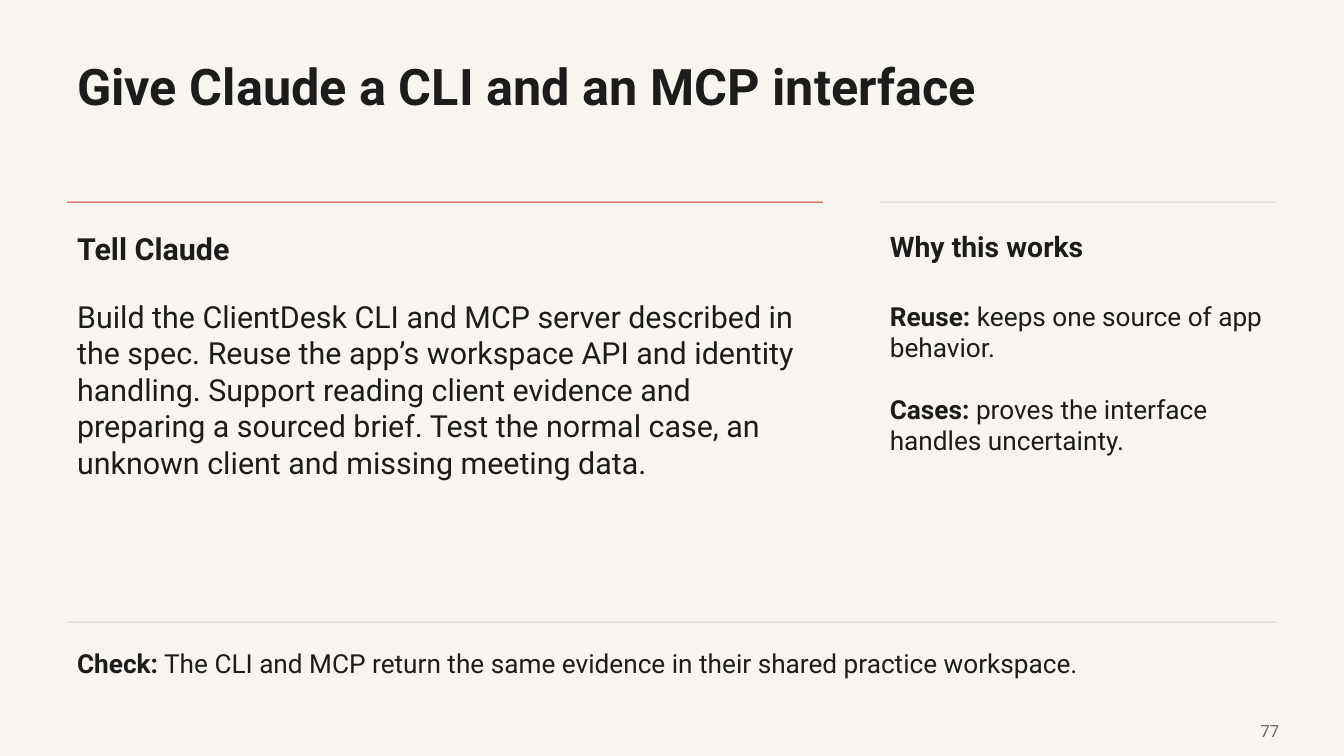
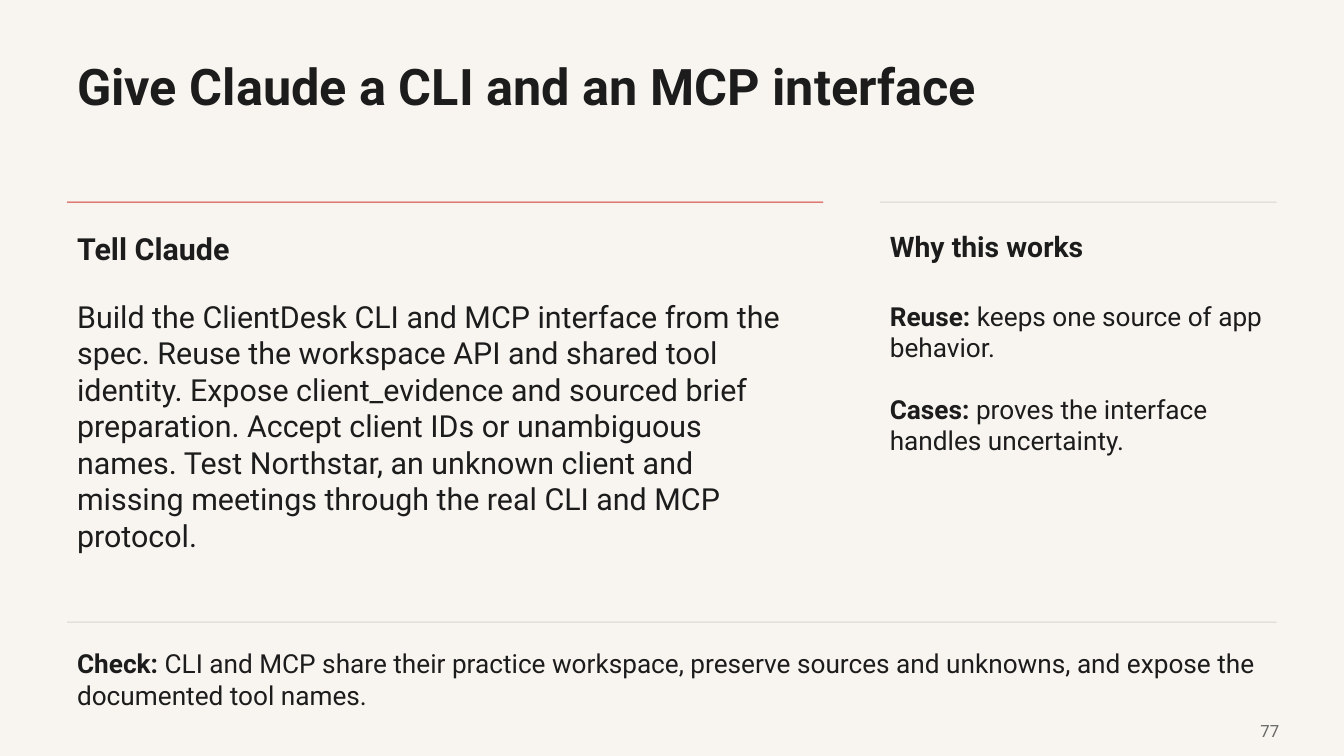
Before and after one commit to promptadvisers/claude-code-next-steps, a slide deck: slide 77 of slides/ClientDesk_Course_End_to_End.pptx. Drawn at 1344x756 pixels with LibreOffice and Linux fonts; fonts in the diff are those of the drawing. Boxes give left, top, right and bottom in pixels: in the first picture for what was removed or moved away, otherwise in the second. Text is boxed around its words. In the diff, an @@ line names an element or a change of style, - is before the commit and + after.

Commit message:
Revise course prompts and live checkpoints from independent Claude Desktop rehearsal

```diff
--- a/slides/ClientDesk_Course_End_to_End.pptx
+++ b/slides/ClientDesk_Course_End_to_End.pptx
@@ text at box(77, 305, 780, 553): text changed @@
-Build the ClientDesk CLI and MCP server described in the spec. Reuse the app’s workspace API and identity handling. Support reading client evidence and preparing a sourced brief. Test the normal case, an unknown client and missing meeting data.
+Build the ClientDesk CLI and MCP interface from the spec. Reuse the workspace API and shared tool identity. Expose client_evidence and sourced brief preparation. Accept client IDs or unambiguous names. Test Northstar, an unknown client and missing meetings through the real CLI and MCP protocol.
@@ text at box(77, 653, 1254, 706): text changed @@
-Check: The CLI and MCP return the same evidence in their shared practice workspace.
+Check: CLI and MCP share their practice workspace, preserve sources and unknowns, and expose the documented tool names.
```
Also in this commit, not shown: 11 other slides changed, 16 other files.
